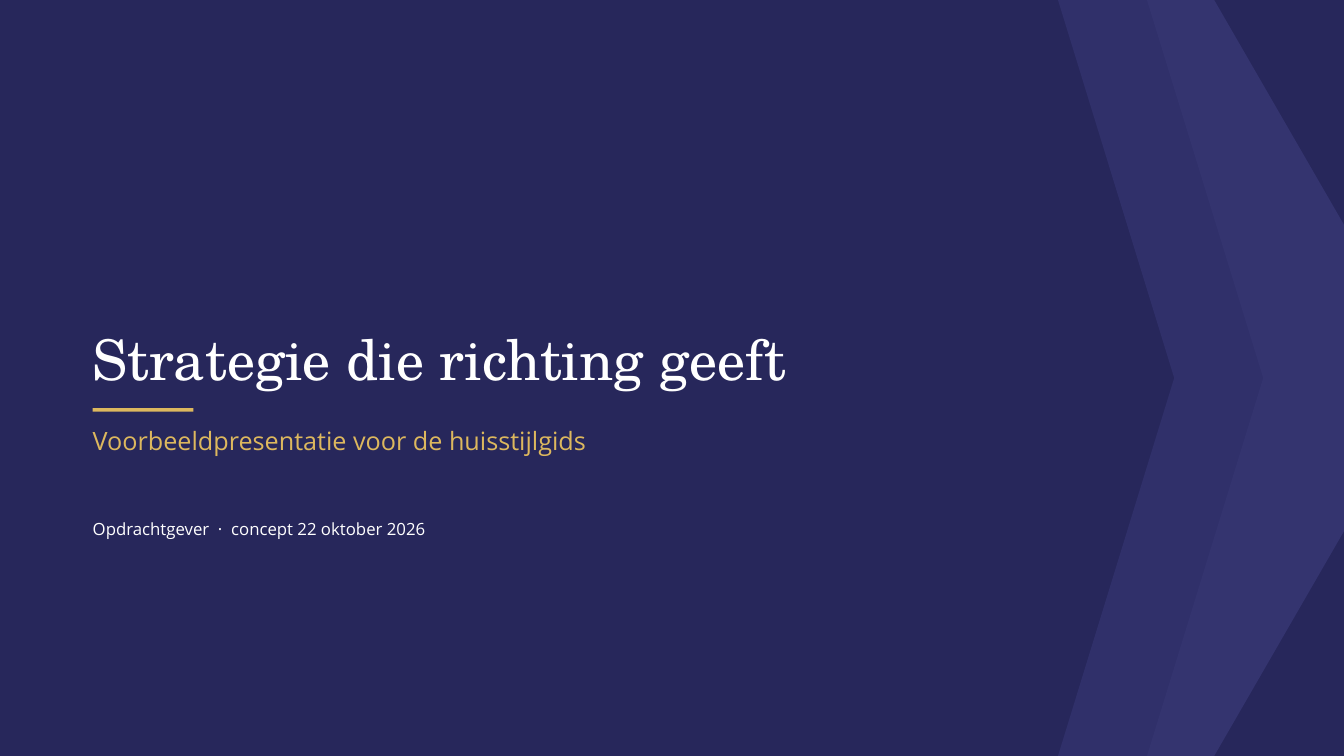
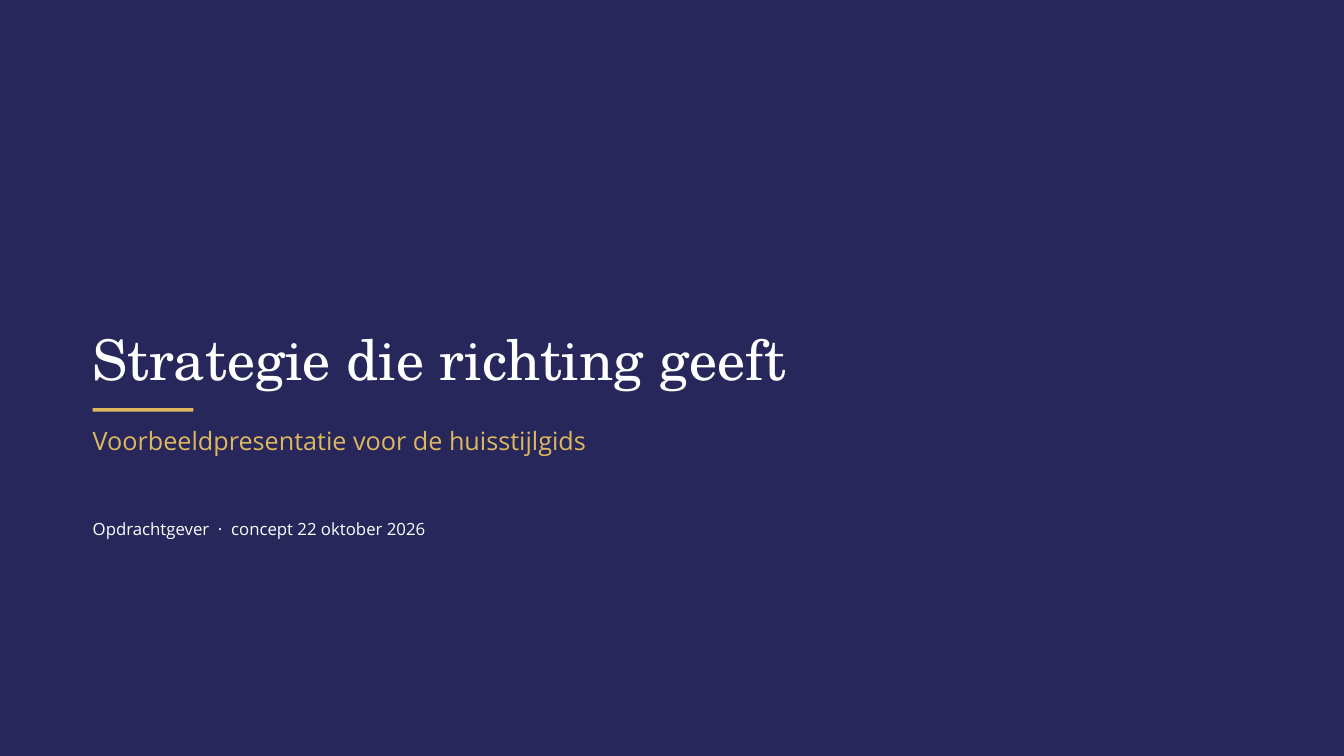
Before and after one commit to dbfbeeldbank/dbf, a slide deck: slide 1 of DBF_voorbeeldpresentatie.pptx. Drawn at 1344x756 pixels with LibreOffice and Linux fonts; fonts in the diff are those of the drawing; background and template pictures are left out. Boxes give left, top, right and bottom in pixels: in the first picture for what was removed or moved away, otherwise in the second. Text is boxed around its words. In the diff, an @@ line names an element or a change of style, - is before the commit and + after.

```diff
--- a/DBF_voorbeeldpresentatie.pptx
+++ b/DBF_voorbeeldpresentatie.pptx
@@ freeform shape removed at [981,0,1344,756] @@
@@ freeform shape removed at [1121,0,1344,756] @@
```
Also in this commit, not shown: 17 other files.
